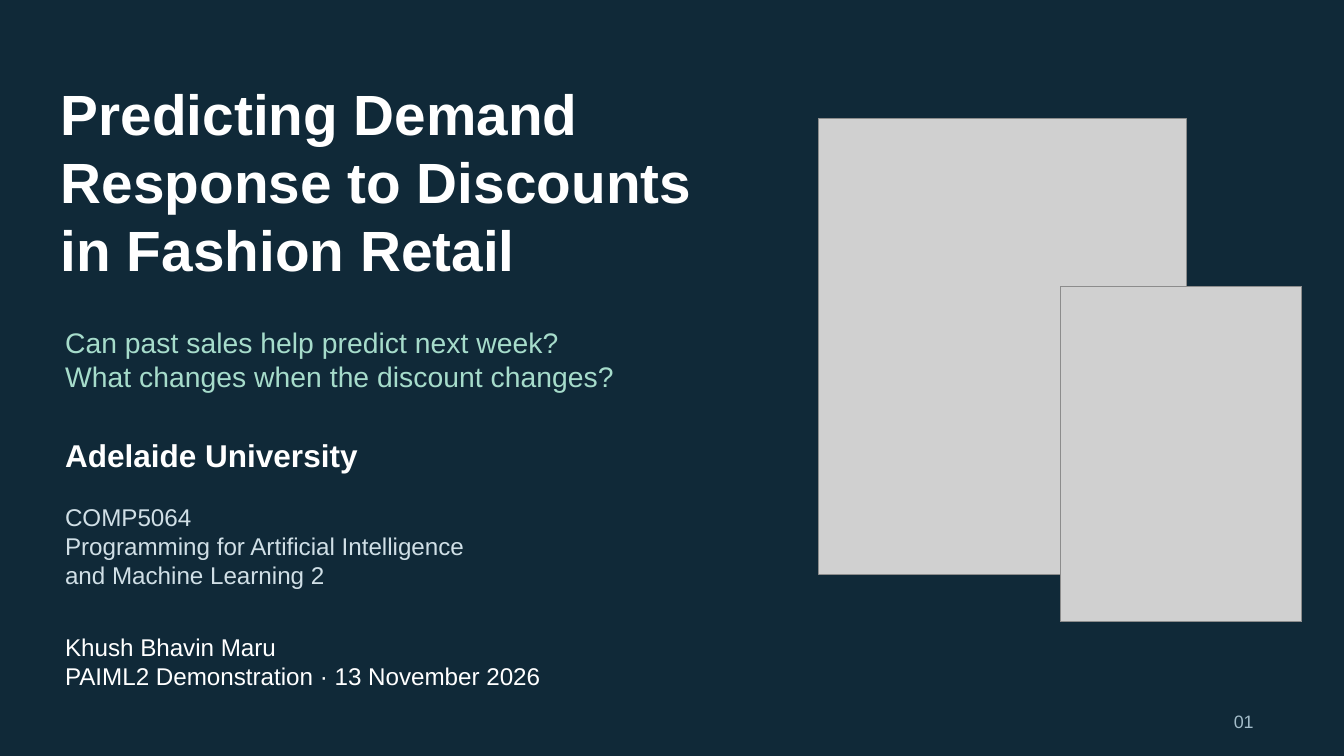
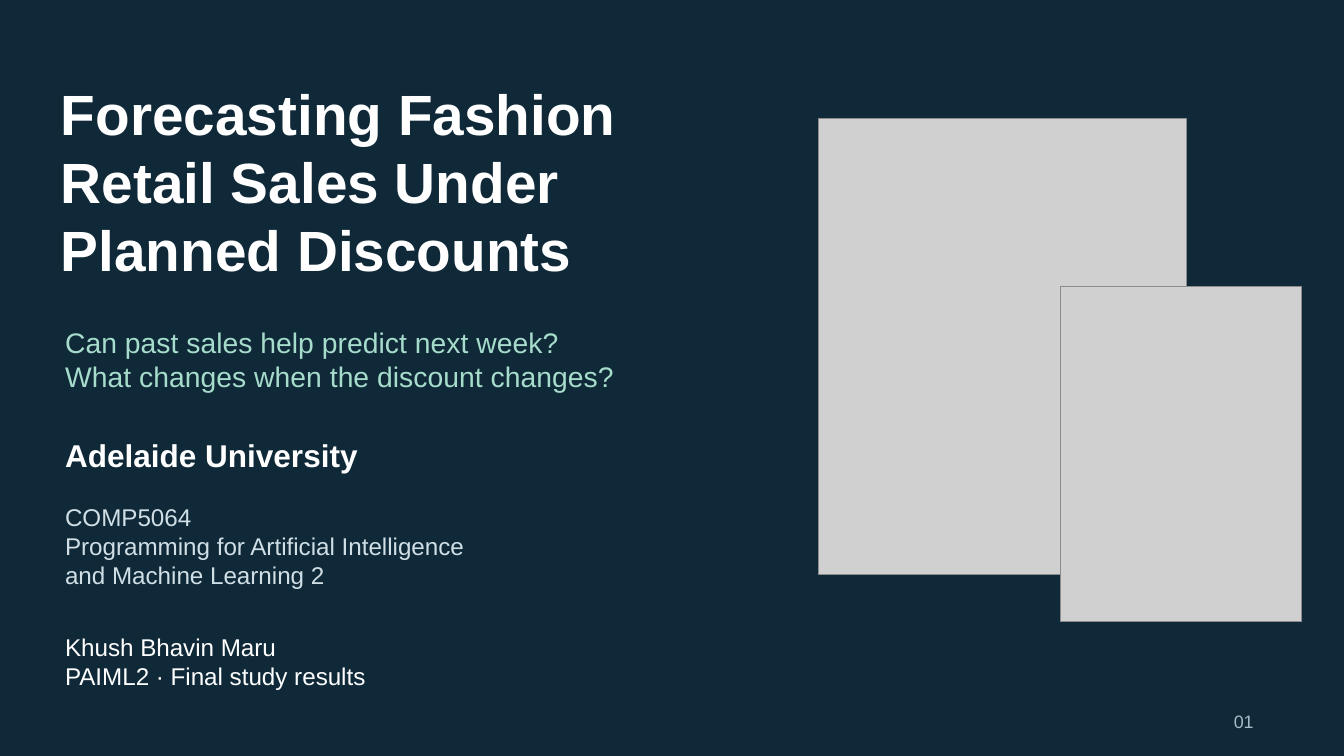
Before and after one commit to Khushx11/retail-discount-response, a slide deck: slide 1 of docs/materials/COMP5064-Presentation.pptx. Drawn at 1344x756 pixels with LibreOffice and Linux fonts; fonts in the diff are those of the drawing; grey boxes stand for pictures. Boxes give left, top, right and bottom in pixels: in the first picture for what was removed or moved away, otherwise in the second. Text is boxed around its words. In the diff, an @@ line names an element or a change of style, - is before the commit and + after.

Commit message:
Finalize retail study slides and verify replay and refit artefacts

```diff
--- a/docs/materials/COMP5064-Presentation.pptx
+++ b/docs/materials/COMP5064-Presentation.pptx
@@ text at (61, 94, 615, 272): text changed @@
-Predicting Demand
-Response to Discounts
-in Fashion Retail
+Forecasting Fashion
+Retail Sales Under
+Planned Discounts
@@ text at (65, 667, 365, 690): text changed @@
-PAIML2 Demonstration · 13 November 2026
+PAIML2 · Final study results
```
Also in this commit, not shown: 6 other slides changed, 8 other files.
